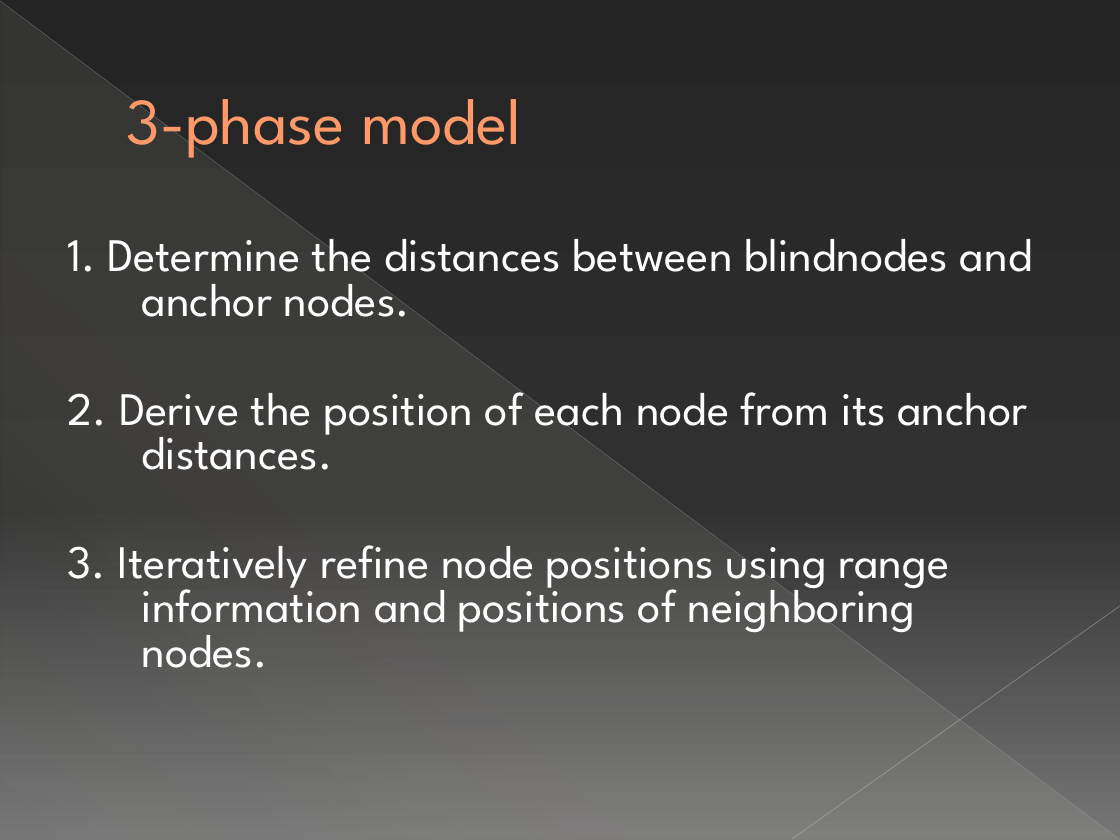
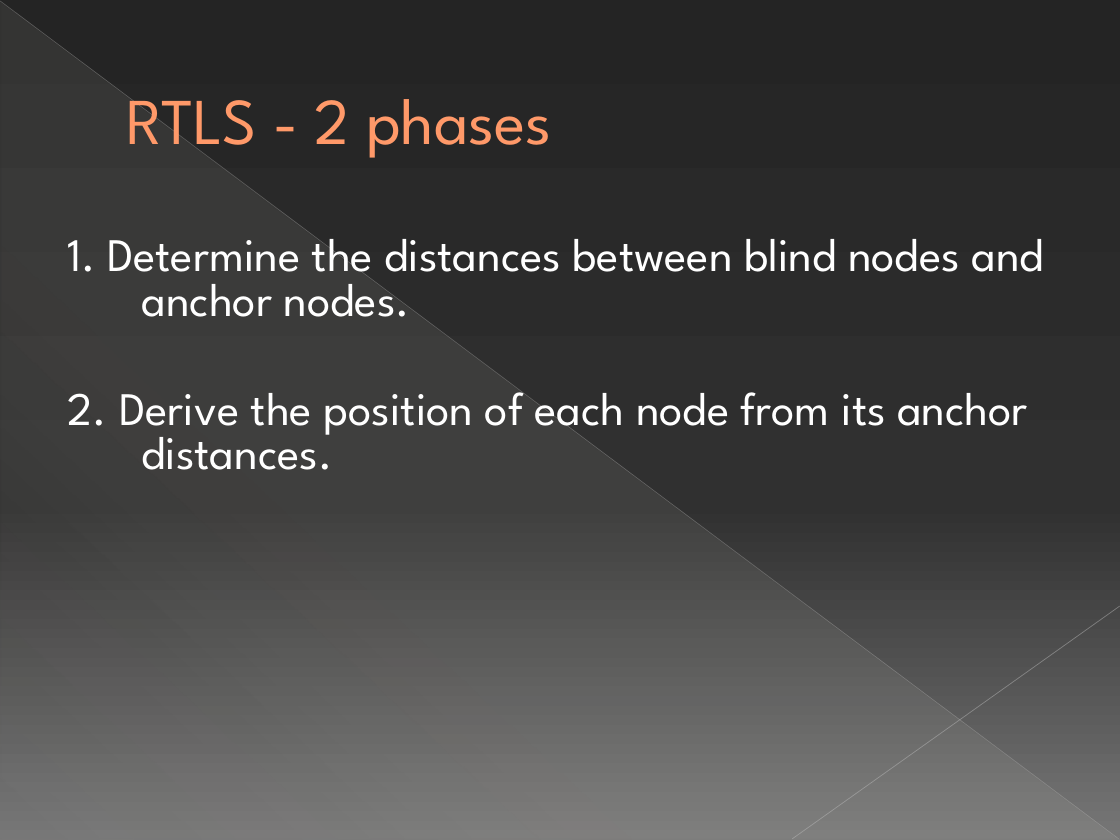
Before and after one commit to michelecorrea3/wsnlocalizationscala, a slide deck: slide 16 of Resources/WSN localization with Senseless framework.pptx (slide 8 before the commit). Drawn at 1120x840 pixels with LibreOffice and Linux fonts; fonts in the diff are those of the drawing. Boxes give left, top, right and bottom in pixels: in the first picture for what was removed or moved away, otherwise in the second. Text is boxed around its words. In the diff, an @@ line names an element or a change of style, - is before the commit and + after.

```diff
--- a/Resources/WSN localization with Senseless framework.pptx
+++ b/Resources/WSN localization with Senseless framework.pptx
@@ title at (126, 95, 552, 163): text changed @@
-3-phase model
+RTLS - 2 phases
@@ text at (67, 239, 1043, 317): spaces changed @@
-1. Determine the distances between blindnodes and anchor nodes.
+1. Determine the distances between blind nodes and anchor nodes.
@@ text at (67, 545, 950, 668): paragraph removed @@
-3. Iteratively refine node positions using range information and positions of neighboring nodes.
```
Also in this commit, not shown: 36 other slides changed, 36 slides added, 15 slides removed.
